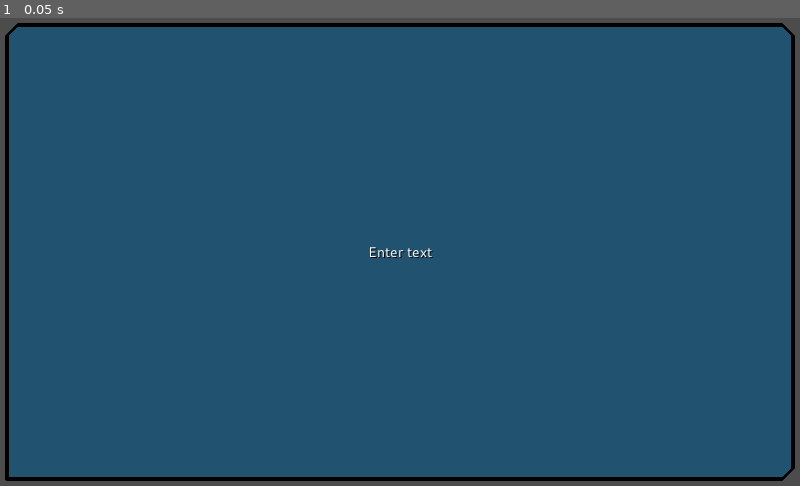
Above: before the commit, frame 1.
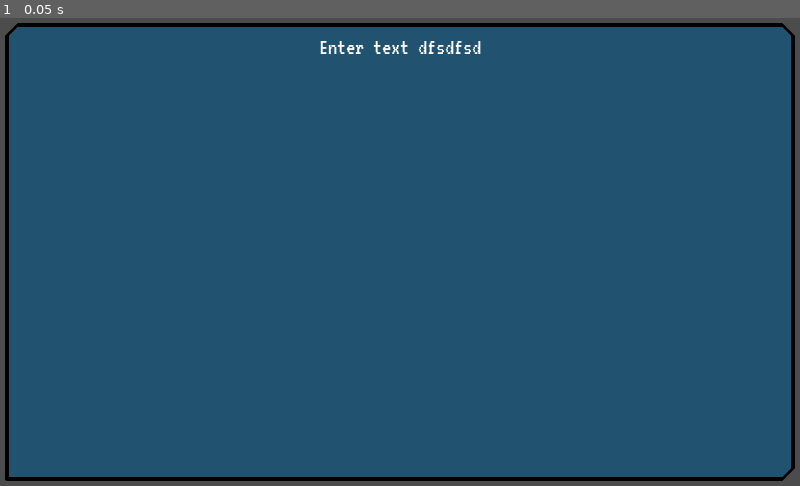
Above: after the commit, the same moment.

Repository: cgbeutler/GlobalGameJam2020
Game: Godot game, scene res://DatingSim/DatingLog.tscn
The game is run twice, just before and just after one commit, with the same random seed, the same clock (stepped at 60 frames per second) and the same inputs. This scene is started directly instead of the project's main scene.
Inputs:
- Up to frame 1 (0.05 s): no input

The runs differ from the first frame. In frame 1, 0.3% of the frame differs, in the area x 40-61%, y 4-52%.

Commit message:
added text effectsgit add -A!

Diff:
--- /dev/null
+++ b/DatingSim/BBCodeFix.gd
@@ -0,0 +1,54 @@
+extends Button
+
+enum {said,will_say, they_said}
+
+var mouseOver: bool
+var isInteractive = false
+
+func style(type):
+	if type == they_said:
+		add_stylebox_override("disabled", load("res://DatingSim/style_log_them.tres") as StyleBoxFlat)
+		disabled = true
+	else: if type == said:
+		add_stylebox_override("disabled", load("res://DatingSim/style_log.tres") as StyleBoxFlat)
+#		self.theme.set_color("")
+		disabled = true
+	else: if type == will_say:
+		disabled = true
+		isInteractive = true
+		if mouseOver:
+			print("mouse over")
+			add_stylebox_override("disabled", load("res://DatingSim/style_log_choice_hovered.tres") as StyleBoxFlat)
+		else:
+			print("mouse off")
+			add_stylebox_override("disabled", load("res://DatingSim/style_log_choice.tres") as StyleBoxFlat)
+
+
+# Called when the node enters the scene tree for the first time.
+func _ready():
+	pass # Replace with function body.
+
+
+# Called every frame. 'delta' is the elapsed time since the previous frame.
+#func _process(delta):
+#	pass
+
+
+func _on_ButtonCover_mouse_entered():
+	if (not isInteractive): return
+	self.emit_signal("mouse_entered")
+	mouseOver = true
+	style(will_say)
+	pass # Replace with function body.
+
+
+func _on_ButtonCover_mouse_exited():
+	if (not isInteractive): return
+	self.emit_signal("mouse_exited")
+	mouseOver = false
+	style(will_say)
+	pass # Replace with function body.
+
+
+func _on_Control_styleButton(butType):
+	style(butType)
--- a/DatingSim/DatingLog.tscn
+++ b/DatingSim/DatingLog.tscn
@@ -1,18 +1,24 @@
-[gd_scene load_steps=8 format=2]
+[gd_scene load_steps=11 format=2]
 
 [ext_resource path="res://DatingSim/style_log_choice.tres" type="StyleBox" id=1]
 [ext_resource path="res://DatingSim/style_log.tres" type="StyleBox" id=2]
 [ext_resource path="res://DatingSim/LogItem.gd" type="Script" id=3]
 [ext_resource path="res://DatingSim/style_log_choice_hovered.tres" type="StyleBox" id=4]
 [ext_resource path="res://DatingSim/Cantarell-Regular.ttf" type="DynamicFontData" id=5]
+[ext_resource path="res://DatingSim/VT323-Regular.ttf" type="DynamicFontData" id=6]
+[ext_resource path="res://DatingSim/BBCodeFix.gd" type="Script" id=7]
 
 [sub_resource type="DynamicFont" id=1]
 size = 21
 font_data = ExtResource( 5 )
 
+[sub_resource type="DynamicFont" id=2]
+size = 30
+font_data = ExtResource( 6 )
+
 [sub_resource type="DynamicFont" id=3]
-size = 18
-font_data = ExtResource( 5 )
+size = 30
+font_data = ExtResource( 6 )
 
 [node name="Control" type="PanelContainer"]
 self_modulate = Color( 1, 1, 1, 0 )
@@ -22,6 +28,7 @@
 __meta__ = {
 "_edit_use_anchors_": false
 }
+logText = "Enter text dfsdfsd"
 
 [node name="Button" type="Button" parent="."]
 margin_left = 7.0
@@ -34,6 +41,7 @@
 custom_styles/disabled = ExtResource( 2 )
 custom_styles/normal = ExtResource( 1 )
 custom_fonts/font = SubResource( 1 )
+script = ExtResource( 7 )
 
 [node name="MarginContainer" type="MarginContainer" parent="."]
 margin_left = 7.0
@@ -43,12 +51,13 @@
 mouse_filter = 2
 
 [node name="Label" type="Label" parent="MarginContainer"]
-margin_top = 281.0
+modulate = Color( 1, 1, 1, 0 )
+margin_top = 278.0
 margin_right = 1010.0
-margin_bottom = 305.0
-custom_fonts/font = SubResource( 3 )
+margin_bottom = 308.0
+custom_fonts/font = SubResource( 2 )
 custom_colors/font_color_shadow = Color( 0, 0, 0, 1 )
-text = "Sample adventure text! "
+text = "Sample adventure text! dsfsdfasdf"
 align = 1
 valign = 1
 autowrap = true
@@ -56,16 +65,33 @@
 "_edit_use_anchors_": false
 }
 
-[node name="rtfLabel" type="RichTextLabel" parent="MarginContainer"]
-visible = false
+[node name="OLabel" type="RichTextLabel" parent="MarginContainer"]
+light_mask = 2
 margin_right = 1010.0
 margin_bottom = 586.0
-scroll_following = true
+rect_min_size = Vector2( 0, 30 )
+custom_fonts/normal_font = SubResource( 3 )
+bbcode_enabled = true
+bbcode_text = "[wave][center]WOWSERS![/center][/wave]"
+meta_underlined = false
+text = "WOWSERS!"
+scroll_active = false
 __meta__ = {
 "_edit_use_anchors_": false
 }
+
+[node name="ButtonCover" type="Button" parent="."]
+self_modulate = Color( 1, 1, 1, 0 )
+margin_left = 7.0
+margin_top = 7.0
+margin_right = 1017.0
+margin_bottom = 593.0
 [connection signal="gui_input" from="." to="." method="_on_Control_gui_input"]
 [connection signal="mouse_entered" from="." to="." method="_on_Control_mouse_entered"]
 [connection signal="mouse_exited" from="." to="." method="_on_Control_mouse_exited"]
 [connection signal="queueDeletion" from="." to="." method="_on_Control_queueDeletion"]
+[connection signal="styleButton" from="." to="Button" method="_on_Control_styleButton"]
 [connection signal="pressed" from="Button" to="." method="_on_Button_pressed"]
+[connection signal="mouse_entered" from="ButtonCover" to="Button" method="_on_ButtonCover_mouse_entered"]
+[connection signal="mouse_exited" from="ButtonCover" to="Button" method="_on_ButtonCover_mouse_exited"]
+[connection signal="pressed" from="ButtonCover" to="." method="_on_ButtonCover_pressed"]
--- a/DatingSim/LogItem.gd
+++ b/DatingSim/LogItem.gd
@@ -8,6 +8,7 @@
 # Declare member variables here. Examples:
 
 signal queueDeletion()
+signal styleButton(butType)
 
 #var choice = load("res://DatingSim/style_log_choice.tres") as StyleBoxFlat
 #var choiceHovered = load("res://DatingSim/style_log_choice_hovered.tres") as StyleBoxFlat
@@ -15,15 +16,17 @@
 # var b = "text"
 # Called when the node enters the scene tree for the first time.
 func style():
-	if type == they_said:
-		$Button.add_stylebox_override("disabled", load("res://DatingSim/style_log_them.tres") as StyleBoxFlat)
-		$Button.disabled = true
-	else: if type == said:
-		$Button.add_stylebox_override("disabled", load("res://DatingSim/style_log.tres") as StyleBoxFlat)
-#		self.theme.set_color("")
-		$Button.disabled = true
-	else: if type == will_say:
-		$Button.add_stylebox_override("disabled", load("res://DatingSim/style_log_choice.tres") as StyleBoxFlat)
+	emit_signal("styleButton",type)
+
+#	if type == they_said:
+#		$Button.add_stylebox_override("disabled", load("res://DatingSim/style_log_them.tres") as StyleBoxFlat)
+#		$Button.disabled = true
+#	else: if type == said:
+#		$Button.add_stylebox_override("disabled", load("res://DatingSim/style_log.tres") as StyleBoxFlat)
+##		self.theme.set_color("")
+#		$Button.disabled = true
+#	else: if type == will_say:
+#		$Button.add_stylebox_override("disabled", load("res://DatingSim/style_log_choice.tres") as StyleBoxFlat)
 
 func _ready():
 	var margin_value = 15
@@ -32,7 +35,9 @@
 	$MarginContainer.set("custom_constants/margin_right", margin_value)
 	$MarginContainer.set("custom_constants/margin_top", margin_value)
 	$MarginContainer/Label.text = logText
-	style()
+	$MarginContainer/OLabel.bbcode_text = "[center]" + logText + "[/center]"
+	emit_signal("styleButton",type)
+
 
 
 	pass # Replace with function body.
@@ -48,3 +53,8 @@
 func _on_Control_queueDeletion():
 	queue_free()
 	pass # Replace with function body.
+
+
+func _on_ButtonCover_pressed():
+	_on_Button_pressed()
+	pass # Replace with function body.
--- a/DatingSim/dating_tree.json
+++ b/DatingSim/dating_tree.json
@@ -18,7 +18,7 @@
    "response": "Where in the world could they be?",
    "nextChoices":[
       {
-         "choice":"Spin City (Laundromat)",
+         "choice":"[wave]Spin City (Laundromat)[/wave]",
          "response":"Choice 1 is great!",
          "nextChoices":[
             {
--- /dev/null
+++ b/DatingSim/pixel.tres
@@ -0,0 +1,7 @@
+[gd_resource type="DynamicFont" load_steps=2 format=2]
+
+[ext_resource path="res://DatingSim/VT323-Regular.ttf" type="DynamicFontData" id=1]
+
+[resource]
+size = 32
+font_data = ExtResource( 1 )
--- a/MainMenu.tscn
+++ b/MainMenu.tscn
@@ -1,9 +1,8 @@
-[gd_scene load_steps=6 format=2]
+[gd_scene load_steps=5 format=2]
 
 [ext_resource path="res://assets/main_menu/title.png" type="Texture" id=1]
 [ext_resource path="res://Scripts/main_menu/UIButtons.gd" type="Script" id=2]
 [ext_resource path="res://assets/main_menu/label_new_game.png" type="Texture" id=3]
-[ext_resource path="res://MainMenu.gd" type="Script" id=4]
 
 [sub_resource type="StyleBoxEmpty" id=1]
 
@@ -21,7 +20,6 @@
 custom_constants/margin_top = 80
 custom_constants/margin_left = 120
 custom_constants/margin_bottom = 80
-script = ExtResource( 4 )
 __meta__ = {
 "_edit_use_anchors_": false
 }
Binary file added: DatingSim/VT323-Regular.ttf
